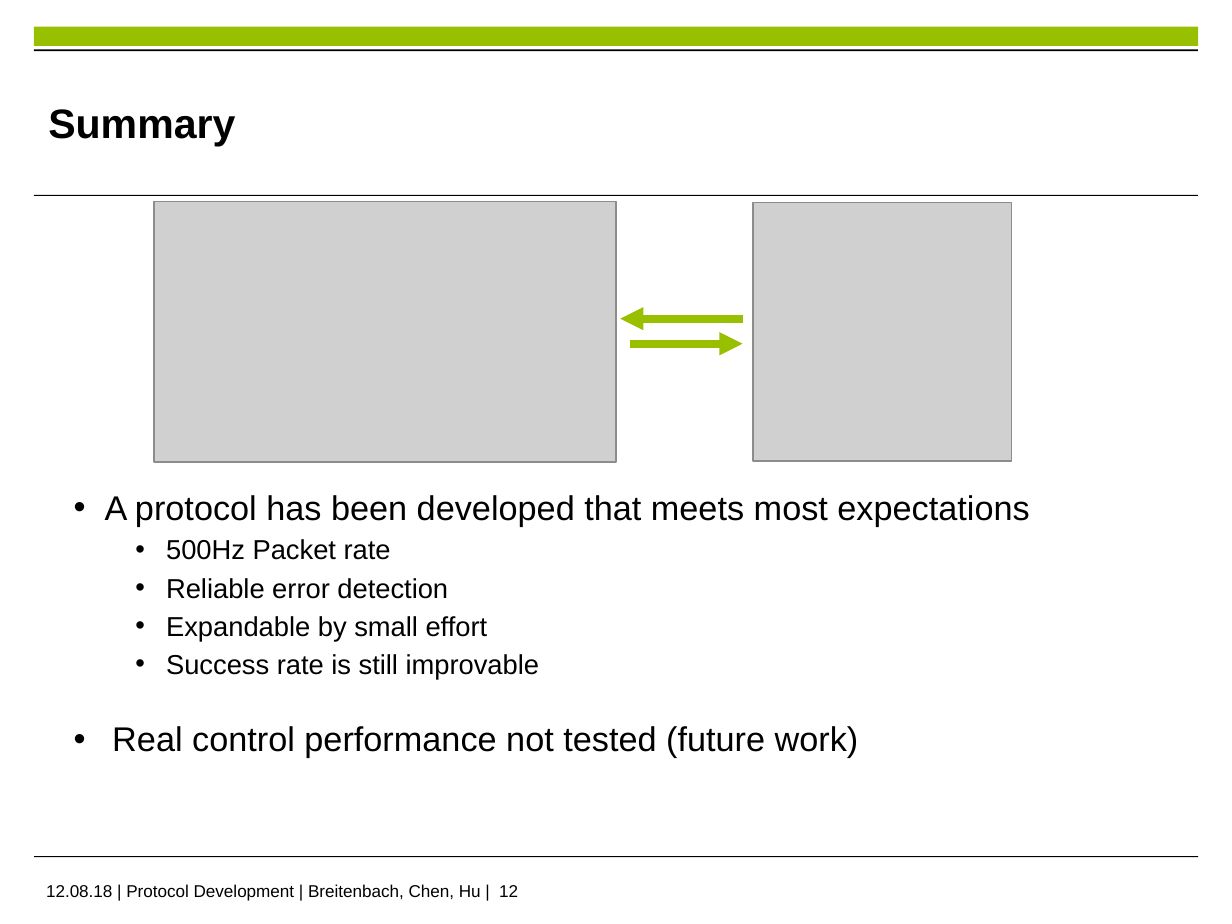
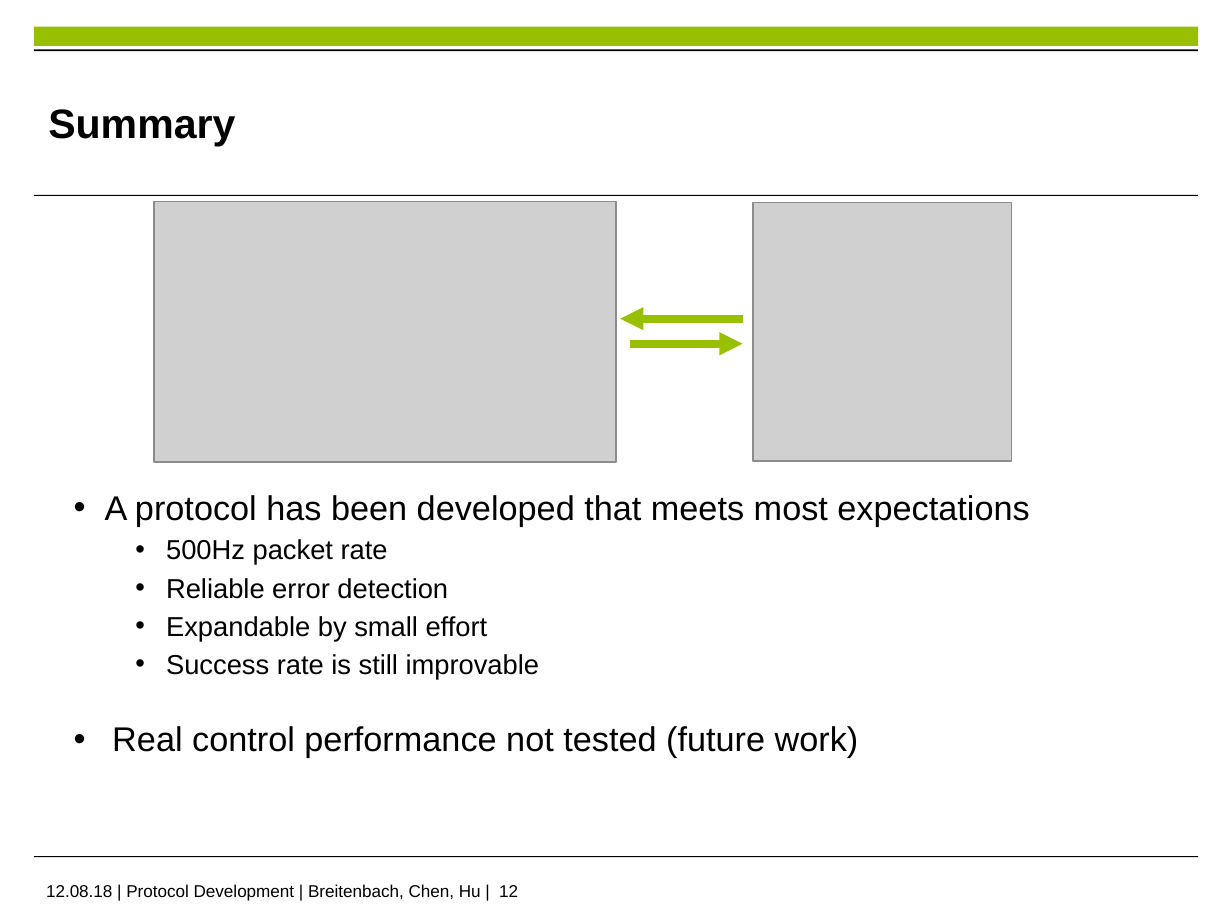
Before and after one commit to im-Kitsch/RMR_sensor_fusion, a slide deck: slide 12 of data/presentation/PS_presentation_FINAL.pptx. Drawn at 1232x924 pixels with LibreOffice and Linux fonts; fonts in the diff are those of the drawing; grey boxes stand for pictures; background and template pictures are left out. Boxes give left, top, right and bottom in pixels: in the first picture for what was removed or moved away, otherwise in the second. Text is boxed around its words. In the diff, an @@ line names an element or a change of style, - is before the commit and + after.

```diff
--- a/data/presentation/PS_presentation_FINAL.pptx
+++ b/data/presentation/PS_presentation_FINAL.pptx
@@ text at bbox=[166, 539, 388, 565]: text changed @@
-  • 500Hz Packet rate
+  • 500Hz packet rate
```
Also in this commit, not shown: 5 other slides changed, 1 other file.
